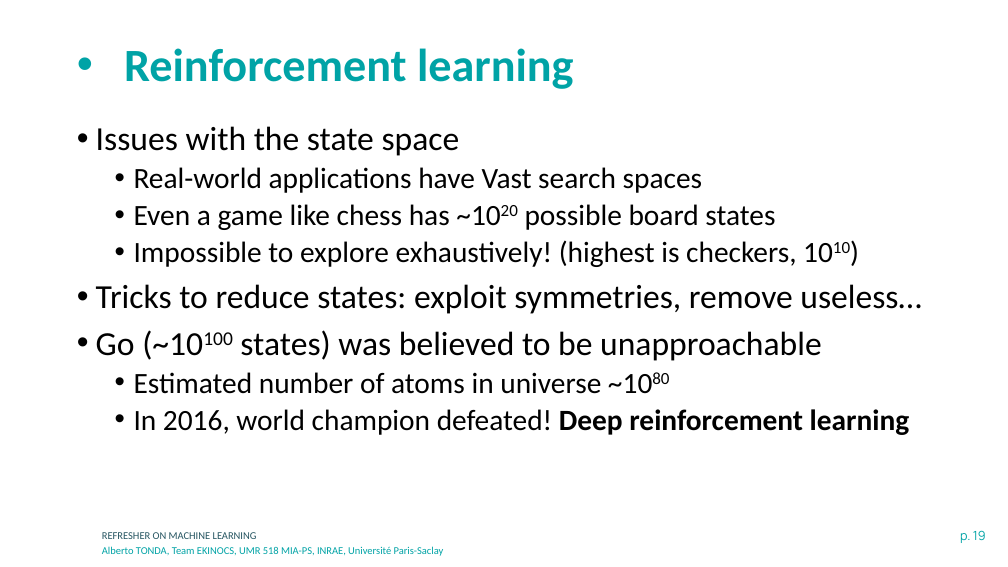
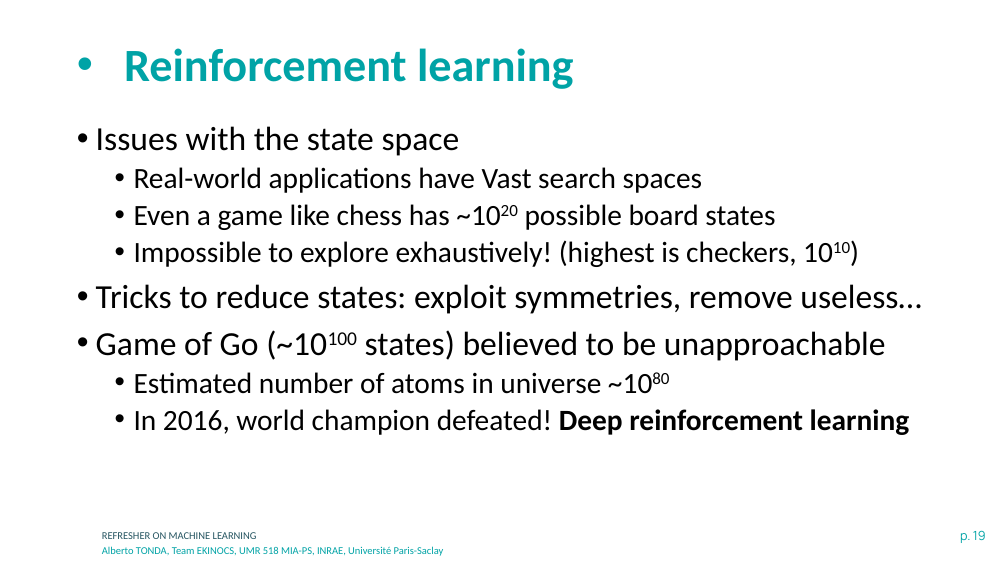
Before and after one commit to albertotonda/teaching, a slide deck: slide 19 of deep-learning-in-practice-with-pytorch/0-machine-learning.pptx. Drawn at 1008x567 pixels with LibreOffice and Linux fonts; fonts in the diff are those of the drawing; background and template pictures are left out. Boxes give left, top, right and bottom in pixels: in the first picture for what was removed or moved away, otherwise in the second. Text is boxed around its words. In the diff, an @@ line names an element or a change of style, - is before the commit and + after.

```diff
--- a/deep-learning-in-practice-with-pytorch/0-machine-learning.pptx
+++ b/deep-learning-in-practice-with-pytorch/0-machine-learning.pptx
@@ text at box(96, 330, 886, 361): text changed @@
-• Go (~10100 states) was believed to be unapproachable
+• Game of Go (~10100 states) believed to be unapproachable
```
Also in this commit, not shown: 7 other slides changed, 8 slides added, 1 slide removed, 7 other files.
